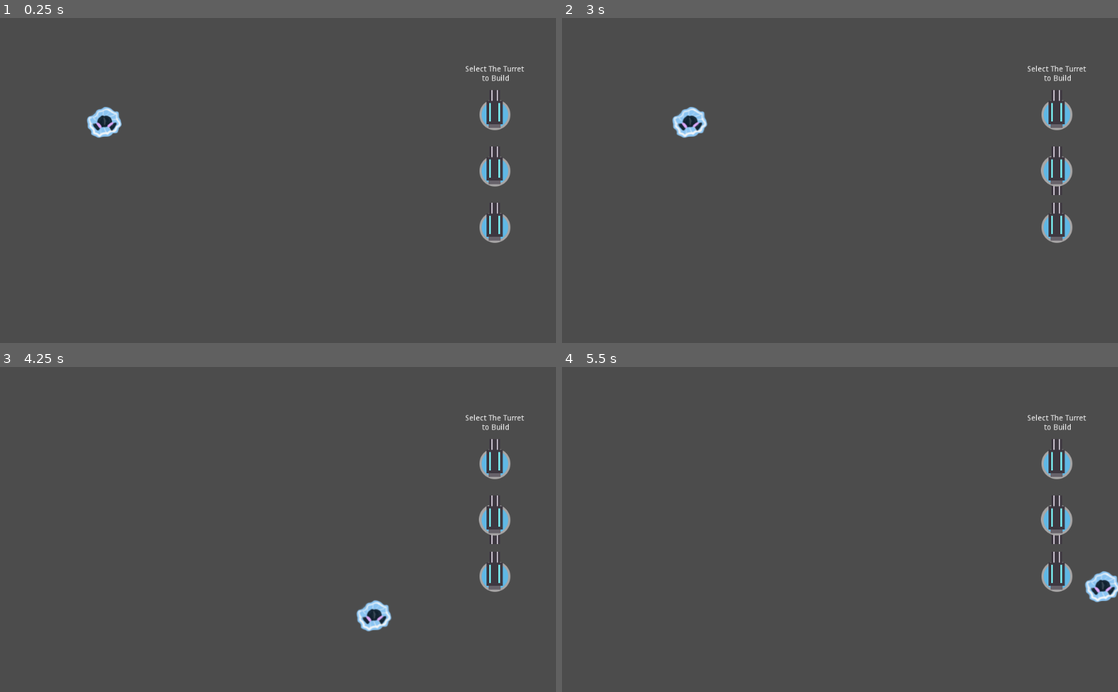
Above: before the commit, frames 1-4 (two rows, left to right).
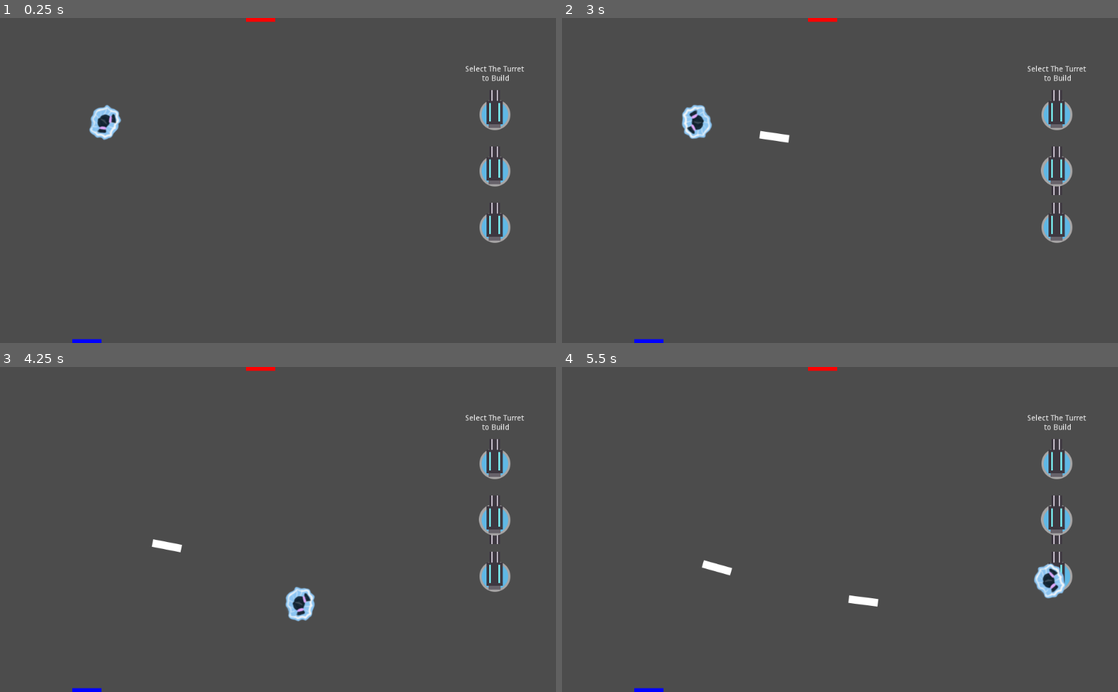
Above: after the commit, the same moments.

Repository: Alsctiho/Indie-Tales-2021
Game: Godot game, scene res://Scenes/World.tscn
Same seed, same stepped clock (60 frames per second), same inputs: the game is played once before the commit and once after it.
Inputs (mouse positions are in pixels of both pictures, inside the frame that each line leads up to):
- Up to frame 1 (0.25 s): no input
- Up to frame 2 (3 s): click (1056, 115) at 0.5 s; click (1056, 170) at 1.25 s; click (1056, 226) at 2 s; tap Enter at 2.75 s; move the mouse to (962, 164) at 2.77 s; hold Right (ui_right) from 2.78 s (still down); tap Space (ui_select) at 2.85 s
- Up to frame 3 (4.25 s): tap Space (ui_select) at 3.02, 3.32, 3.6, 3.77, 4.07 s; move the mouse to (166, 545) at 3.52 s; release Right (ui_right) at 3.53 s; hold Down (ui_down) from 3.53 s (still down)
- Up to frame 4 (5.5 s): move the mouse to (895, 458) at 4.27 s; release Down (ui_down) at 4.28 s; hold Right (ui_right) 4.28-5.03 s; tap Space (ui_select) at 4.35, 5.1, 5.27 s; move the mouse to (812, 594) at 5.02 s; hold Up (ui_up) from 5.03 s (still down)

The runs differ from the first frame. In frame 1, 0.5% of the frame differs, in the area x 13-50%, y 0-100%; in frame 2, 0.8%; in frame 3, 1.2%; in frame 4, 1.3%, in the area x 13-100%, y 0-100%.

Commit message:
Added Portals to World

Diff:
--- /dev/null
+++ b/IndieTale/Scenes/Bullets/Bullets.gd
@@ -0,0 +1,26 @@
+extends RigidBody2D
+#
+#const FRICTION = 0.8
+#
+const MIN_SPEED = 0.9
+#
+var started_moving
+var creator
+#
+## Called when the node enters the scene tree for the first time.
+#func _ready():
+#	pass # Replace with function body.
+#
+#func _physics_process(delta):
+#	var friction_force = -linear_velocity * FRICTION * delta
+##	print(friction_force)
+#	apply_impulse(Vector2.ZERO, friction_force)
+##	print(linear_velocity)
+#
+func _process(delta):
+	if linear_velocity.length() > MIN_SPEED:
+		started_moving = true
+	if started_moving:
+		$Sprite.modulate.a = clamp(linear_velocity.length() / 4 - 2, 0 , 1)
+	if started_moving and (linear_velocity.length() + angular_velocity) < MIN_SPEED:
+		queue_free()
--- a/IndieTale/Scenes/Bullets/Bullets.tscn
+++ b/IndieTale/Scenes/Bullets/Bullets.tscn
@@ -1,3 +1,24 @@
-[gd_scene format=2]
+[gd_scene load_steps=5 format=2]
 
-[node name="Bullets" type="Node2D"]
+[ext_resource path="res://Assets/Bullets/Bullet.png" type="Texture" id=1]
+[ext_resource path="res://Scenes/Bullets/Bullets.gd" type="Script" id=2]
+
+[sub_resource type="PhysicsMaterial" id=2]
+
+[sub_resource type="RectangleShape2D" id=1]
+extents = Vector2( 27.4117, 7.30343 )
+
+[node name="Bullets" type="RigidBody2D"]
+collision_layer = 8
+collision_mask = 36
+physics_material_override = SubResource( 2 )
+gravity_scale = 0.0
+linear_damp = 1.0
+angular_damp = 3.0
+script = ExtResource( 2 )
+
+[node name="CollisionShape2D" type="CollisionShape2D" parent="."]
+shape = SubResource( 1 )
+
+[node name="Sprite" type="Sprite" parent="."]
+texture = ExtResource( 1 )
--- a/IndieTale/Scenes/Player/Player.gd
+++ b/IndieTale/Scenes/Player/Player.gd
@@ -1,20 +1,30 @@
 extends KinematicBody2D
 
-var MAX_SPEED = 500
-var ACCELERATION = 2000
+var MAX_SPEED = 400
+var ACCELERATION = 3000
+var FRICTION = 5000
 var motion = Vector2()
+
+var bullet_speed = 2000
+var bullet_scene = preload("res://Scenes/Bullets/Bullets.tscn")
 
 # Called when the node enters the scene tree for the first time.
 func _ready():
 	pass # Replace with function body.
 
+func _process(delta):
+	if Input.is_action_just_pressed("ui_select"):
+		fire()
+
 func _physics_process(delta):
 	var axis = get_input_axis()
 	if axis == Vector2.ZERO:
-		apply_friction(ACCELERATION * delta)
+		apply_friction(FRICTION * delta)
 	else:
 		apply_movement(axis * ACCELERATION * delta)
 	motion = move_and_slide(motion)
+
+	look_at(get_global_mouse_position())
 
 func get_input_axis():
 	var axis = Vector2.ZERO
@@ -32,3 +42,10 @@
 func apply_movement(acceleration):
 	motion += acceleration
 	motion = motion.clamped(MAX_SPEED)
+
+func fire():
+	var bullet_instance = bullet_scene.instance()
+	bullet_instance.position = position
+	bullet_instance.rotation = rotation
+	bullet_instance.apply_impulse(Vector2.ZERO, Vector2(bullet_speed, 0).rotated(rotation))
+	get_parent().add_child(bullet_instance)
--- a/IndieTale/Scenes/Player/Player.tscn
+++ b/IndieTale/Scenes/Player/Player.tscn
@@ -1,10 +1,13 @@
-[gd_scene load_steps=4 format=2]
+[gd_scene load_steps=5 format=2]
 
 [ext_resource path="res://Assets/Player/Character.png" type="Texture" id=1]
 [ext_resource path="res://Scenes/Player/Player.gd" type="Script" id=2]
 
 [sub_resource type="CircleShape2D" id=1]
 radius = 28.2891
+
+[sub_resource type="CircleShape2D" id=2]
+radius = 41.5079
 
 [node name="Player" type="KinematicBody2D"]
 collision_layer = 16
@@ -15,4 +18,12 @@
 shape = SubResource( 1 )
 
 [node name="Sprite" type="Sprite" parent="."]
+rotation = 1.5708
 texture = ExtResource( 1 )
+
+[node name="Hitbox" type="Area2D" parent="."]
+
+[node name="CollisionShape2D" type="CollisionShape2D" parent="Hitbox"]
+modulate = Color( 0, 0.392157, 1, 1 )
+position = Vector2( 0, -0.26487 )
+shape = SubResource( 2 )
--- /dev/null
+++ b/IndieTale/Scenes/Portals/Portals.gd
@@ -0,0 +1,49 @@
+extends Area2D
+
+enum PORTAL_TYPE {
+	In,
+	Out
+}
+
+export(PORTAL_TYPE) var type = PORTAL_TYPE.In
+export (NodePath) var otherPortalPath
+
+var bullet_scene = preload("res://Scenes/Bullets/Bullets.tscn")
+
+# Called when the node enters the scene tree for the first time.
+func _ready():
+
+#	print(get_node(otherPortalPath).rotation_degrees)
+
+	match type:
+		PORTAL_TYPE.In:
+			$Sprite.modulate.r = 0
+			$Sprite.modulate.g = 0
+		PORTAL_TYPE.Out:
+			$Sprite.modulate.b = 0
+			$Sprite.modulate.g = 0
+
+
+# Called every frame. 'delta' is the elapsed time since the previous frame.
+#func _process(delta):
+#	pass
+
+
+func _on_Portals_body_entered(body):
+#	print(body)
+
+	if (body.creator != self):
+		get_node(otherPortalPath).fire(body.linear_velocity.length(), body.rotation)
+		body.queue_free()
+
+
+func fire(vel, rot):
+	var bullet_instance = bullet_scene.instance()
+	bullet_instance.position = position + Vector2(0, 10)
+
+	var new_rot = rot + PI + (rotation - get_node(otherPortalPath).rotation)
+
+	bullet_instance.rotation = new_rot
+	bullet_instance.apply_impulse(Vector2.ZERO, Vector2(vel, 0).rotated(new_rot))
+	bullet_instance.creator = self
+	get_parent().add_child(bullet_instance)
--- a/IndieTale/Scenes/Portals/Portals.tscn
+++ b/IndieTale/Scenes/Portals/Portals.tscn
@@ -1,3 +1,23 @@
-[gd_scene format=2]
+[gd_scene load_steps=4 format=2]
 
-[node name="Portals" type="Node2D"]
+[ext_resource path="res://Assets/Bullets/Bullet.png" type="Texture" id=1]
+[ext_resource path="res://Scenes/Portals/Portals.gd" type="Script" id=2]
+
+[sub_resource type="RectangleShape2D" id=1]
+extents = Vector2( 27.7238, 7.16304 )
+
+[node name="Portals" type="Area2D"]
+collision_layer = 32
+collision_mask = 8
+script = ExtResource( 2 )
+__meta__ = {
+"_edit_group_": true
+}
+
+[node name="CollisionShape2D" type="CollisionShape2D" parent="."]
+shape = SubResource( 1 )
+
+[node name="Sprite" type="Sprite" parent="."]
+texture = ExtResource( 1 )
+
+[connection signal="body_entered" from="." to="." method="_on_Portals_body_entered"]
--- a/IndieTale/Scenes/World.tscn
+++ b/IndieTale/Scenes/World.tscn
@@ -1,8 +1,9 @@
-[gd_scene load_steps=4 format=2]
+[gd_scene load_steps=5 format=2]
 
 [ext_resource path="res://Scenes/World.gd" type="Script" id=1]
 [ext_resource path="res://Scenes/UI/UI.tscn" type="PackedScene" id=2]
 [ext_resource path="res://Scenes/Player/Player.tscn" type="PackedScene" id=3]
+[ext_resource path="res://Scenes/Portals/Portals.tscn" type="PackedScene" id=4]
 
 [node name="World" type="Node2D"]
 script = ExtResource( 1 )
@@ -22,3 +23,13 @@
 
 [node name="Camera2D" type="Camera2D" parent="."]
 anchor_mode = 0
+
+[node name="Portals" parent="." instance=ExtResource( 4 )]
+position = Vector2( 160, 600 )
+otherPortalPath = NodePath("../Portals2")
+
+[node name="Portals2" parent="." instance=ExtResource( 4 )]
+position = Vector2( 480, 0 )
+rotation = 3.14159
+type = 1
+otherPortalPath = NodePath("../Portals")
Binary file added: IndieTale/Assets/Bullets/Bullet.png
Not shown, added: IndieTale/Assets/Bullets/Bullet.png.import
Not shown, removed: IndieTale/Assets/Bullets/New Text Document.txt
